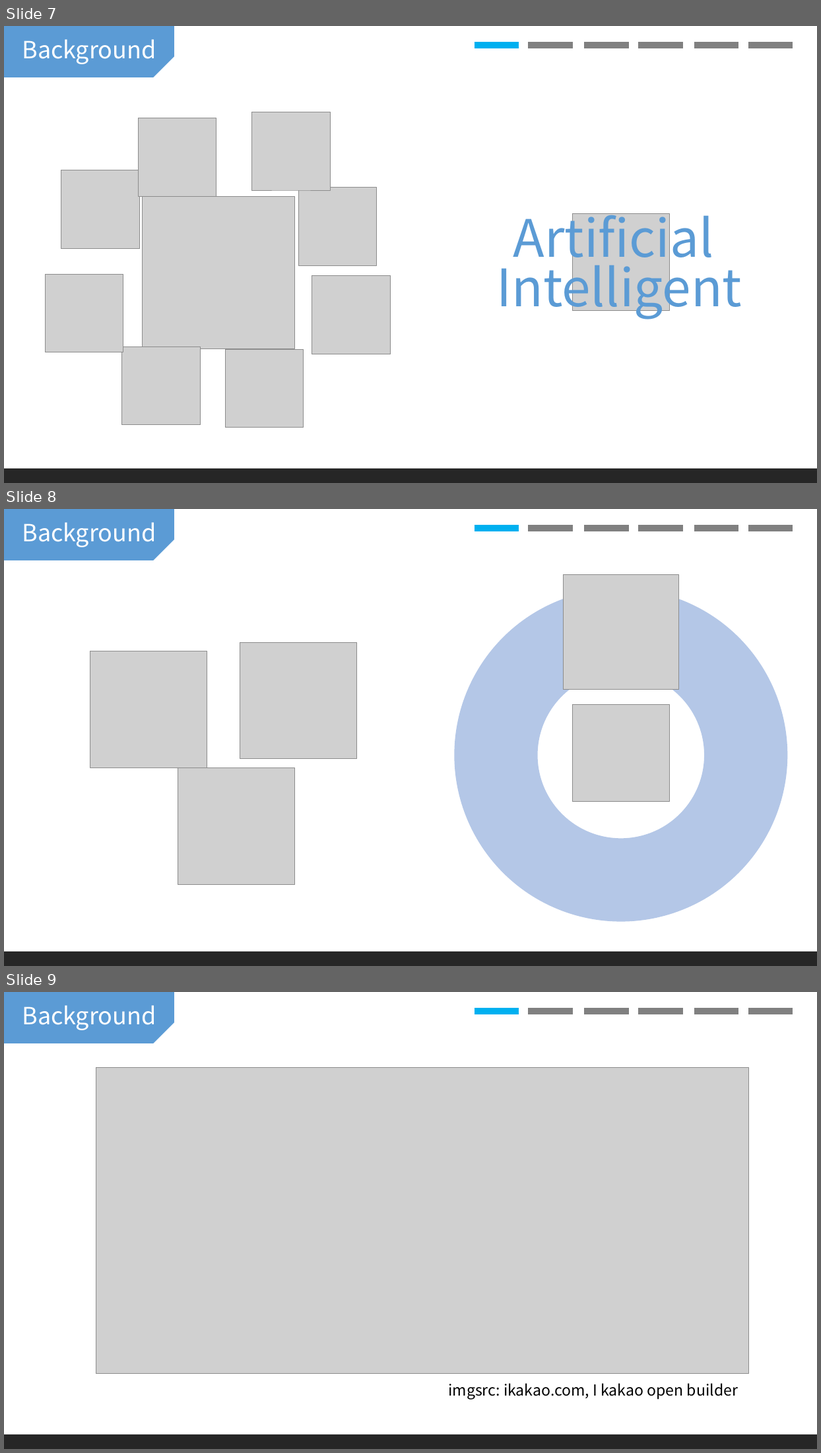
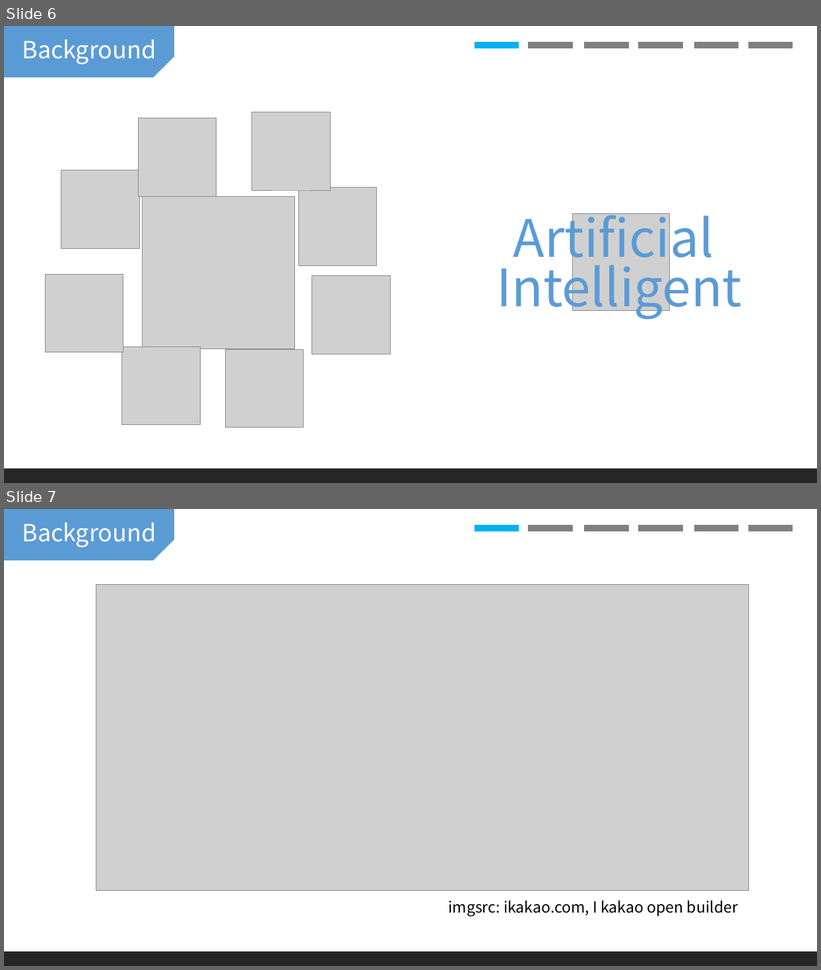
Before and after one commit to Aromdami/HybridAICharacter, a slide deck: 발표자료.pptx. Shown one above the other, each under a label of ours: slides 7, 8 and 9 before the commit, slides 6 and 7 after it. The pictures are 821x1453 and 821x970 pixels, drawn with LibreOffice and Linux fonts; fonts in the diff are those of the drawing; grey boxes stand for pictures; background and template pictures are left out. Boxes give left, top, right and bottom in pixels: in the first picture for what was removed or moved away, otherwise in the second. Text is boxed around its words. In the diff, an @@ line names an element or a change of style, - is before the commit and + after.

```diff
--- a/발표자료.pptx
+++ b/발표자료.pptx
@@ slide 8 removed at <box>4,509,817,966</box>, background #FFFFFF @@
@@ snip rect removed at <box>4,509,174,560</box> @@
@@ text removed at <box>22,522,156,547</box> @@
-Background
@@ line removed from (475, 528) to (519, 528) @@
@@ line removed from (529, 528) to (573, 528) @@
@@ line removed from (585, 528) to (629, 528) @@
@@ line removed from (638, 528) to (683, 528) @@
@@ line removed from (694, 528) to (739, 528) @@
@@ line removed from (748, 528) to (793, 528) @@
@@ picture removed at <box>564,574,679,690</box> @@
@@ donut removed at <box>455,589,789,923</box> @@
@@ picture removed at <box>240,642,357,760</box> @@
@@ picture removed at <box>90,651,207,768</box> @@
@@ picture removed at <box>572,704,669,801</box> @@
@@ picture removed at <box>178,768,295,885</box> @@
@@ rectangle removed at <box>4,952,817,966</box> @@
@@ what was slide 7 is now slide 6 @@
@@ what was slide 9 is now slide 7 @@
```
Also in this commit, not shown: 3 slides changed, 3 other slides removed, 4 other files.
